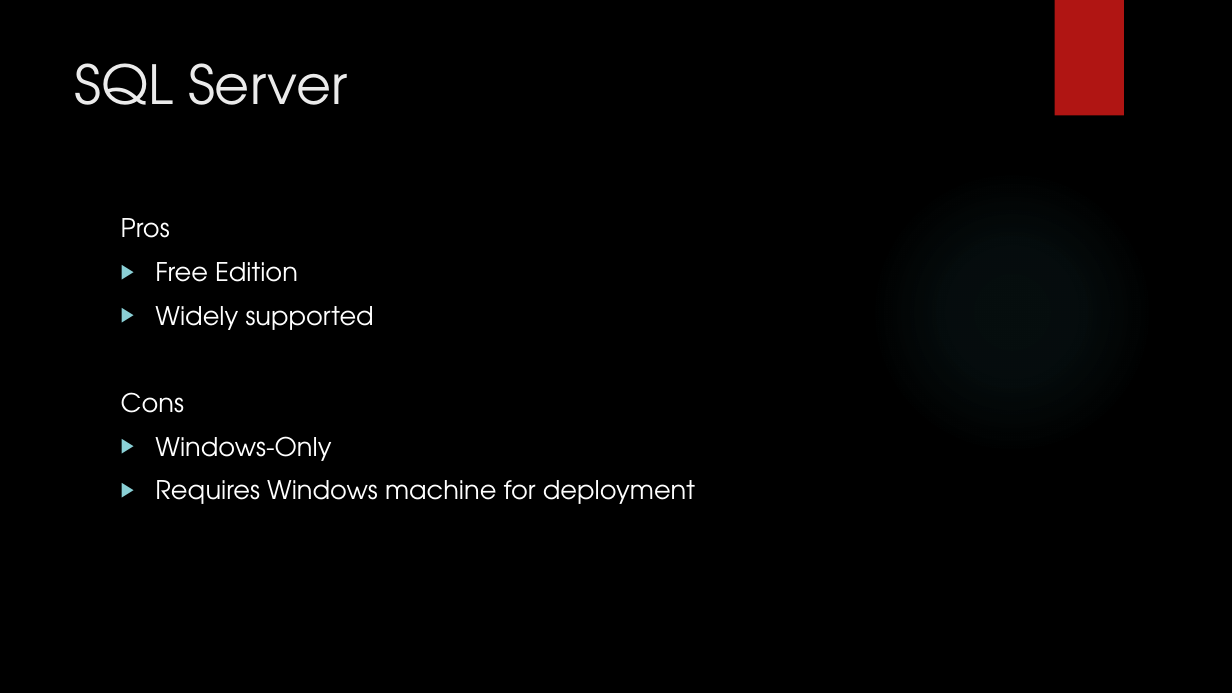
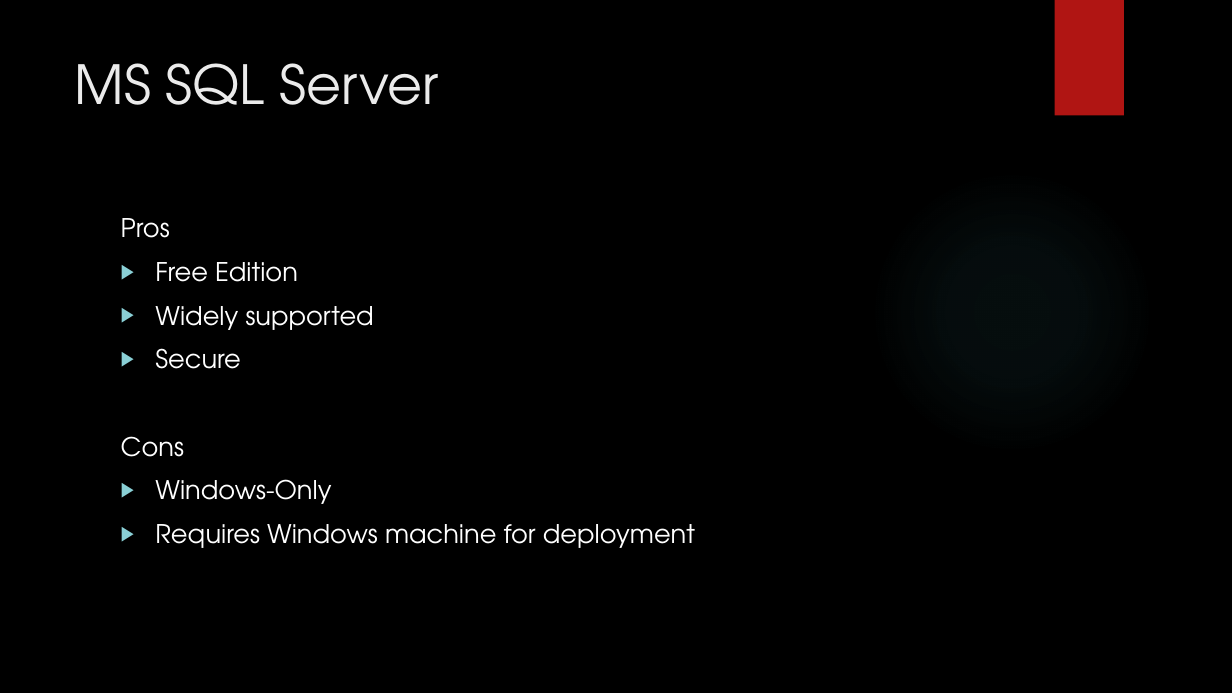
Before and after one commit to junmin-yee/Landmarked, a slide deck: slide 35 of Technology Presentation.pptx (slide 26 before the commit). Drawn at 1232x693 pixels with LibreOffice and Linux fonts; fonts in the diff are those of the drawing; background and template pictures are left out. Boxes give left, top, right and bottom in pixels: in the first picture for what was removed or moved away, otherwise in the second. Text is boxed around its words. In the diff, an @@ line names an element or a change of style, - is before the commit and + after.

```diff
--- a/Technology Presentation.pptx
+++ b/Technology Presentation.pptx
@@ title at box(75, 63, 439, 105): text changed @@
-SQL Server
+MS SQL Server
@@ text at box(155, 348, 240, 369): paragraph added @@
+▶ Secure
```
Also in this commit, not shown: 2 other slides changed, 9 slides added.
